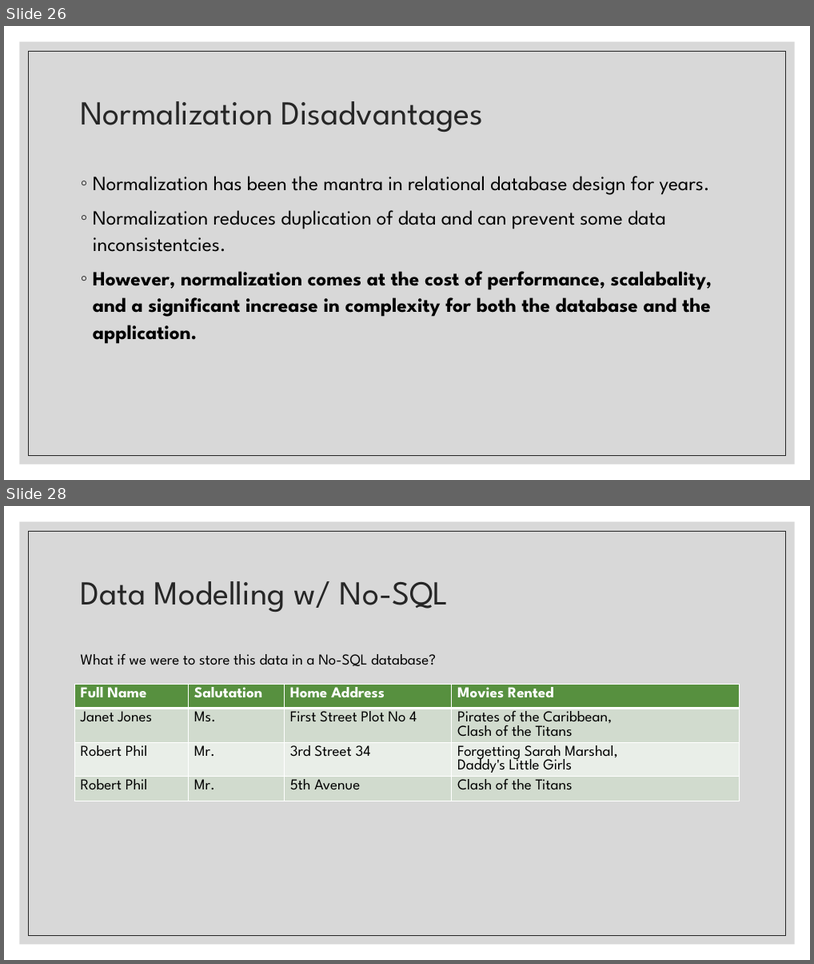
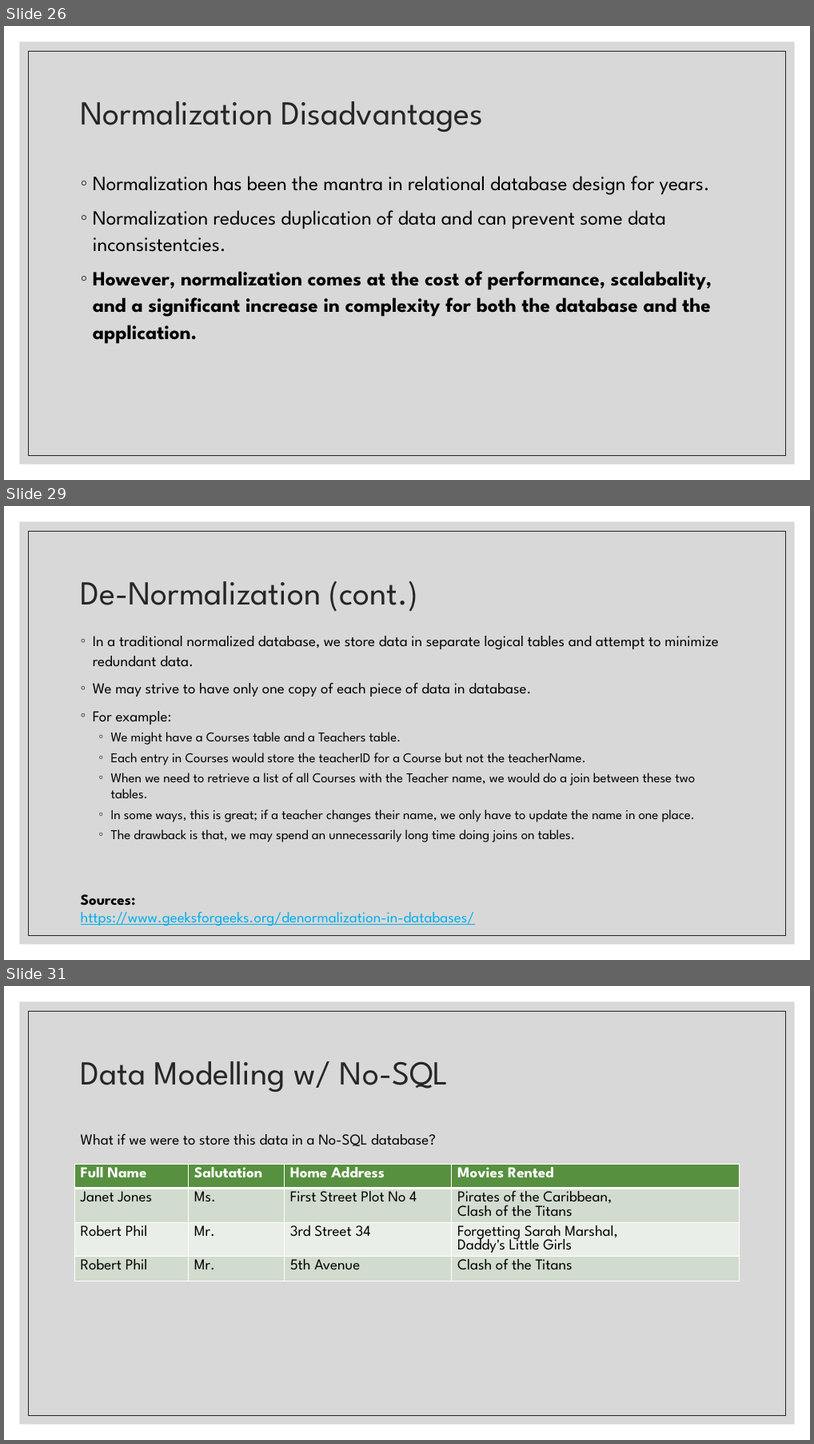
Before and after one commit to zackstotts/base-node-curriculum, a slide deck: unit_03/slides/01 Intro to MongoDB.pptx. Shown one above the other, each under a label of ours: slides 26 and 28 before the commit, slides 26, 29 and 31 after it; the slides between them are not shown. The pictures are 814x964 and 814x1444 pixels, drawn with LibreOffice and Linux fonts; fonts in the diff are those of the drawing. Boxes give left, top, right and bottom in pixels: in the first picture for what was removed or moved away, otherwise in the second. Text is boxed around its words. In the diff, an @@ line names an element or a change of style, - is before the commit and + after.

```diff
--- a/unit_03/slides/01 Intro to MongoDB.pptx
+++ b/unit_03/slides/01 Intro to MongoDB.pptx
@@ slide 29 added at [4, 506, 810, 960], background #FFFFFF; not listed: 2 template elements that a slide beside it also shows @@
@@ title added at [81, 581, 419, 612], 40 pt, text #262626 @@
+De-Normalization (cont.)
@@ text added at [93, 636, 719, 842], 16 pt, text #000000 @@
+◦ In a traditional normalized database, we store data in separate logical tables and attempt to minimize redundant data.
+◦ We may strive to have only one copy of each piece of data in database.
+◦ For example:
+  ◦ We might have a Courses table and a Teachers table.
+  ◦ Each entry in Courses would store the teacherID for a Course but not the teacherName.
+  ◦ When we need to retrieve a list of all Courses with the Teacher name, we would do a join between these two tables.
+  ◦ In some ways, this is great; if a teacher changes their name, we only have to update the name in one place.
+  ◦ The drawback is that, we may spend an unnecessarily long time doing joins on tables.
@@ text added at [81, 894, 475, 925], 18 pt, text #00B0F0, underline @@
+Sources:
+https://www.geeksforgeeks.org/denormalization-in-databases/
@@ what was slide 28 is now slide 31 @@
```
Also in this commit, not shown: 2 slides changed, 2 other slides added.
